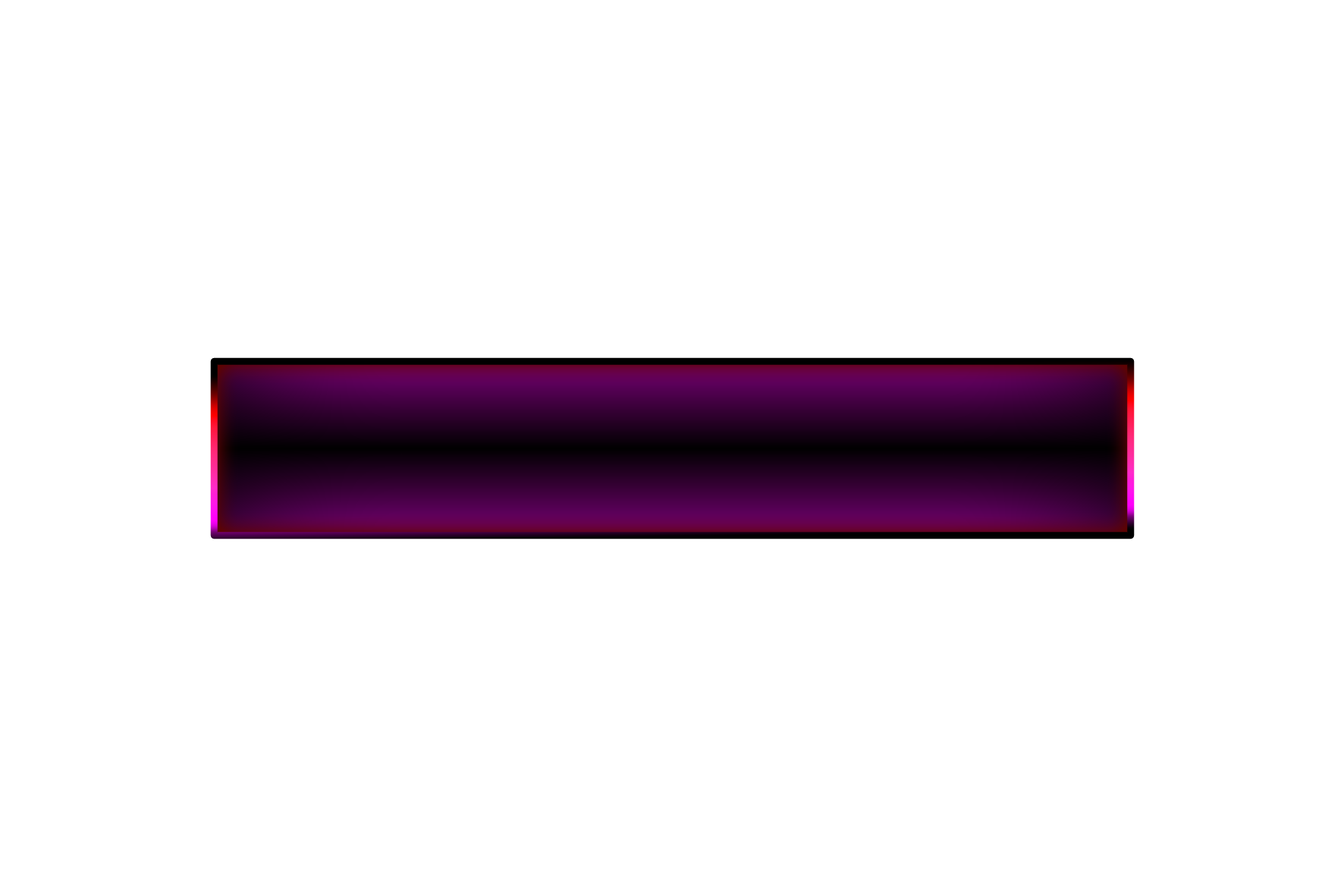
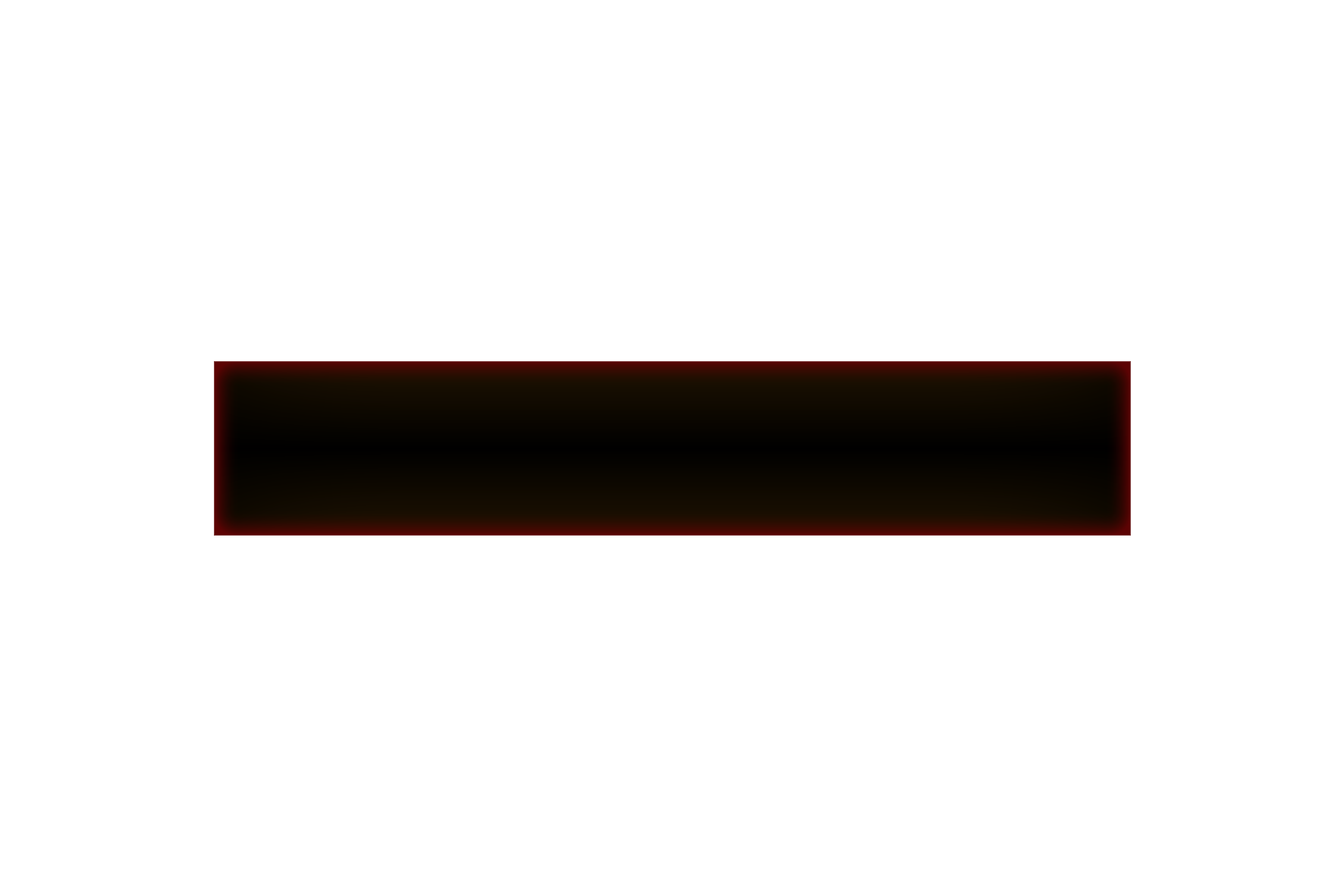
Layered file, before and after one edit (1344x896). Changes by layer:
pixels changed over [210, 357, 1135, 540] (layer not identified)
